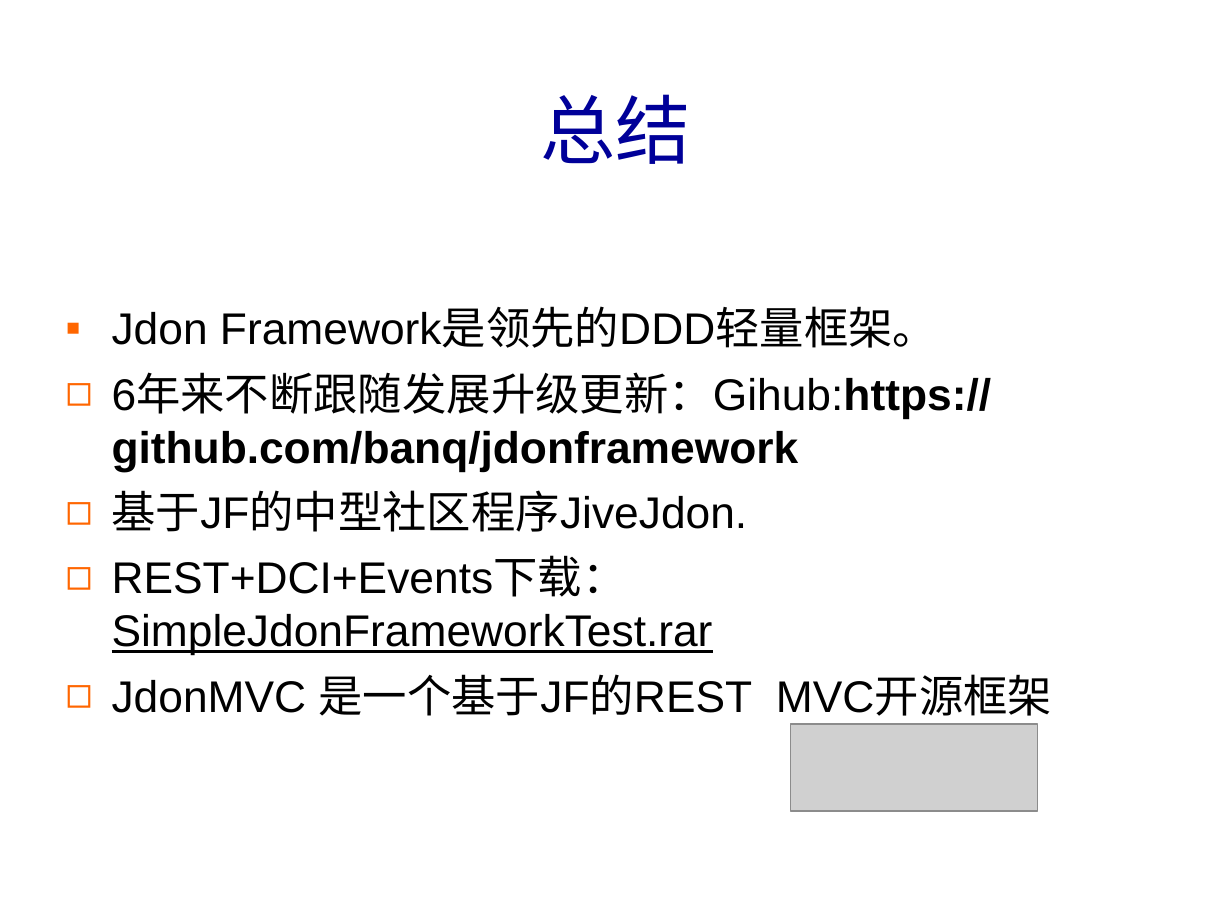
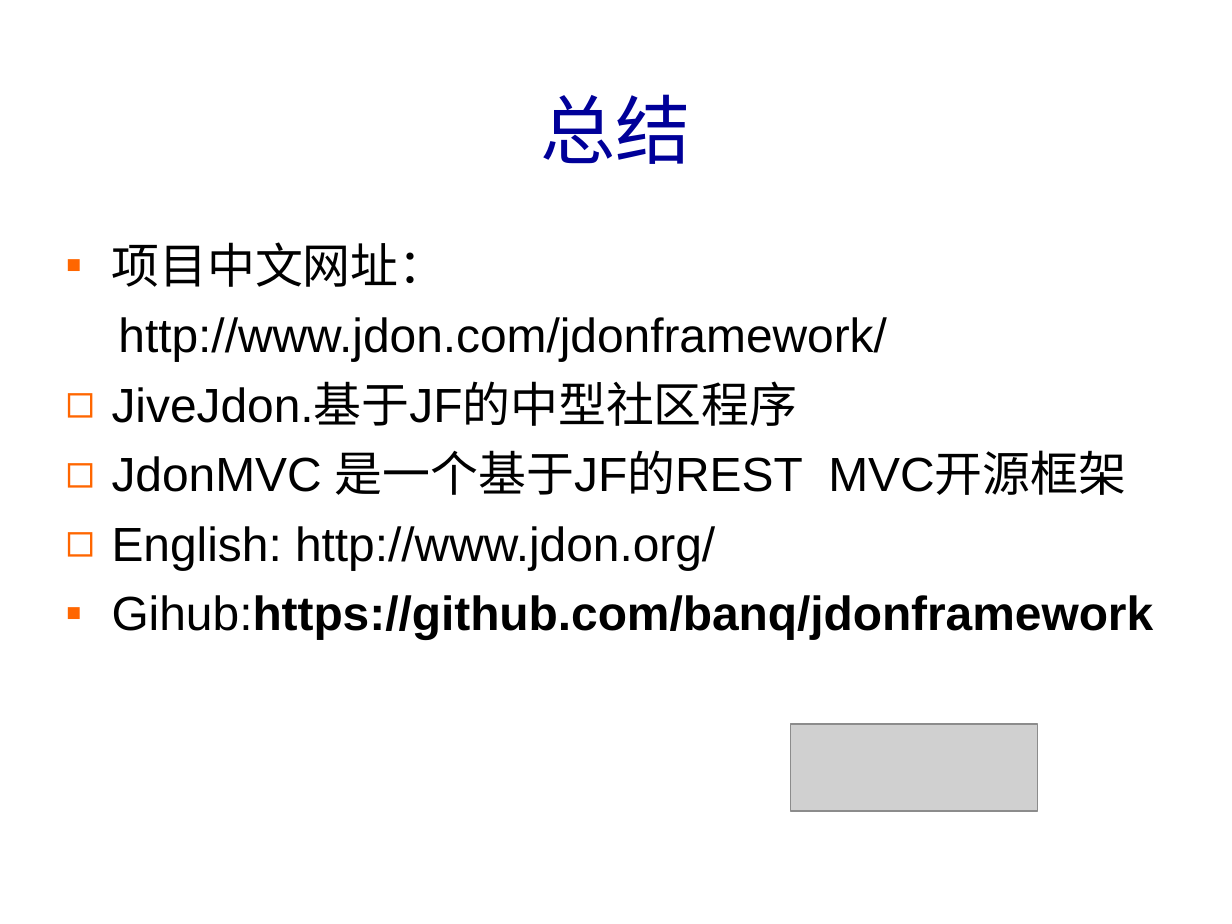
Before and after one commit to banq/jdonframework, a slide deck: slide 91 of doc/chinese/JdonFramework.ppt (slide 89 before the commit). Drawn at 1232x924 pixels with LibreOffice and Linux fonts; fonts in the diff are those of the drawing; grey boxes stand for pictures; background and template pictures are left out. Boxes give left, top, right and bottom in pixels: in the first picture for what was removed or moved away, otherwise in the second. Text is boxed around its words. In the diff, an @@ line names an element or a change of style, - is before the commit and + after.

```diff
--- a/doc/chinese/JdonFramework.ppt
+++ b/doc/chinese/JdonFramework.ppt
@@ text at <box>112,242,887,426</box>: text changed; size 25.9 to 28 pt @@
-▪ Jdon Framework是领先的DDD轻量框架。
-◻ 6年来不断跟随发展升级更新：Gihub:https://github.com/banq/jdonframework
-◻ 基于JF的中型社区程序JiveJdon.
-◻ REST+DCI+Events下载：SimpleJdonFrameworkTest.rar
+▪ 项目中文网址：
+http://www.jdon.com/jdonframework/
+◻ JiveJdon.基于JF的中型社区程序
@@ text at <box>112,450,1126,495</box>: size 25.9 to 28 pt in "JdonMVC 是一个基于JF的REST MVC开源框架" @@
@@ text at <box>112,526,1154,639</box>: paragraphs added @@
+◻ English: http://www.jdon.org/
+▪ Gihub:https://github.com/banq/jdonframework
```
Also in this commit, not shown: 3 other slides changed, 4 slides added, 3 slides removed, 4 other files.
